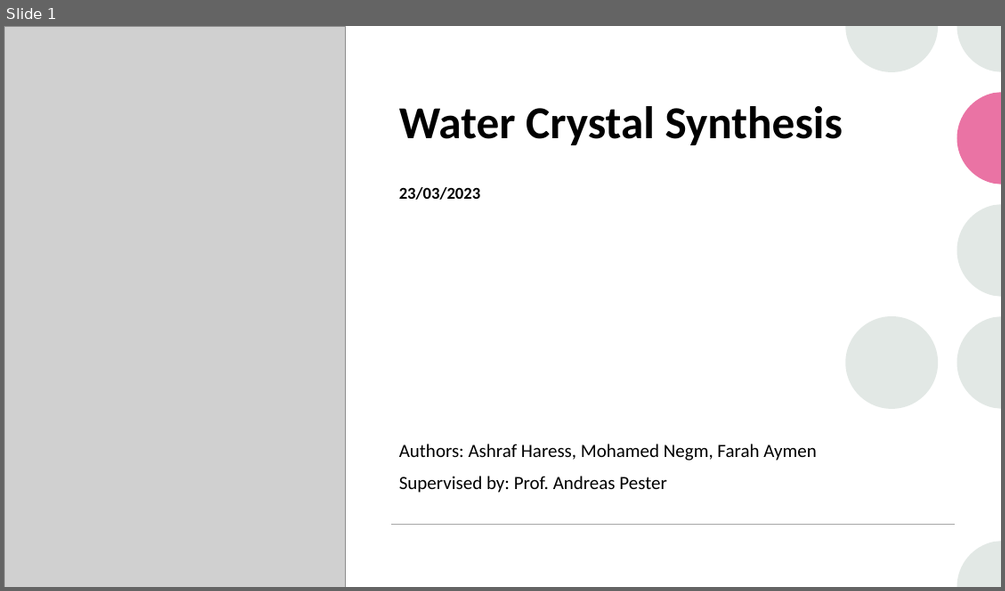
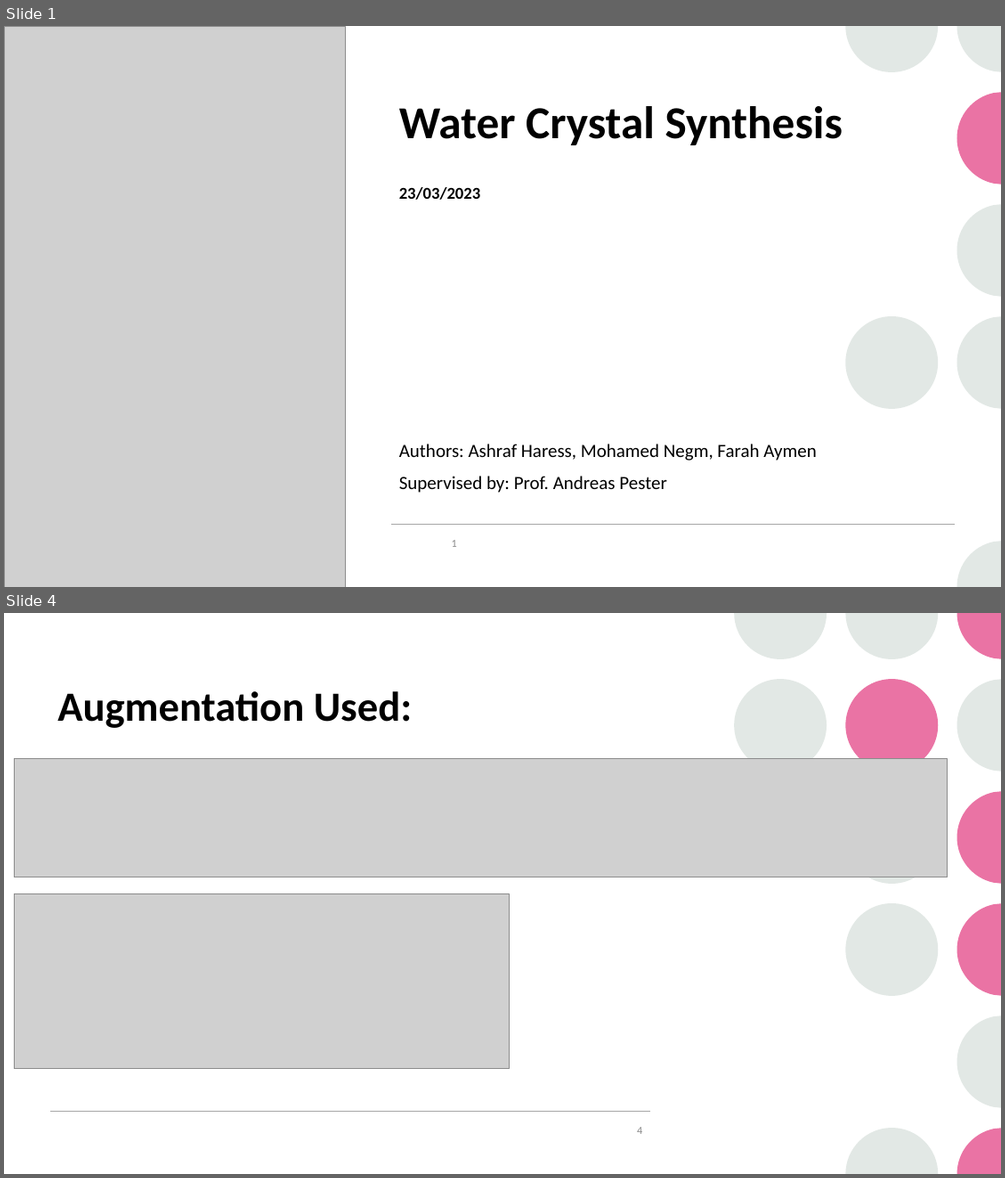
Before and after one commit to OdyAsh/dl-water-crystals-synthesis-super-resolution, a slide deck: project_info/water_crystal_synthesis_v1.pptx. Shown one above the other, each under a label of ours: slide 1 before the commit, slides 1 and 4 after it; the slides between them are not shown. The pictures are 1005x591 and 1005x1178 pixels, drawn with LibreOffice and Linux fonts; fonts in the diff are those of the drawing; grey boxes stand for pictures. Boxes give left, top, right and bottom in pixels: in the first picture for what was removed or moved away, otherwise in the second. Text is boxed around its words. In the diff, an @@ line names an element or a change of style, - is before the commit and + after.

```diff
--- a/project_info/water_crystal_synthesis_v1.pptx
+++ b/project_info/water_crystal_synthesis_v1.pptx
@@ slide 4 added at (4, 613, 1001, 1174), background #FFFFFF; not listed: 1 template element that a slide beside it also shows @@
@@ group added at (734, 613, 1001, 1174): 8 freeform shapes, 4 ellipses @@
@@ title added at (57, 691, 412, 728), 40 pt, text #000000, bold @@
+Augmentation Used:
@@ picture added at (14, 759, 947, 877) @@
@@ picture added at (14, 893, 509, 1070) @@
@@ line added from (50, 1111) to (650, 1111), #A6A6A6 1 pt @@
@@ page number added at (637, 1127, 642, 1134), 10.5 pt, text #8C8C8C @@
+4
@@ slide 1 changed as well @@
@@ page number added at (452, 540, 457, 547), 10.5 pt, text #8C8C8C @@
+1
```
Also in this commit, not shown: 6 other slides added, 1 slide removed, 2 other files.
